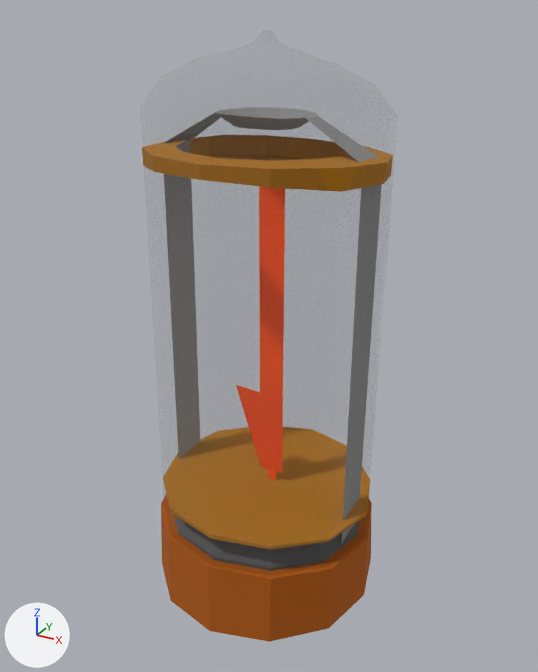
Two versions of the glTF model SpotTheDifference/models/obj_num01_easy.gltf, one commit apart.
One viewpoint serves both versions: a 50 mm lens placed at (0.574, -1.036, 1.006), pointed at (0.004, 0.001, 0.488). Lighting does not change. The marker at lower left points along +X, +Y and +Z. Objects named as collision shapes, trigger or cutter boxes, shadow casters or lower levels of detail are left out.

Objects in the first picture: 'obj_num01_easy'.
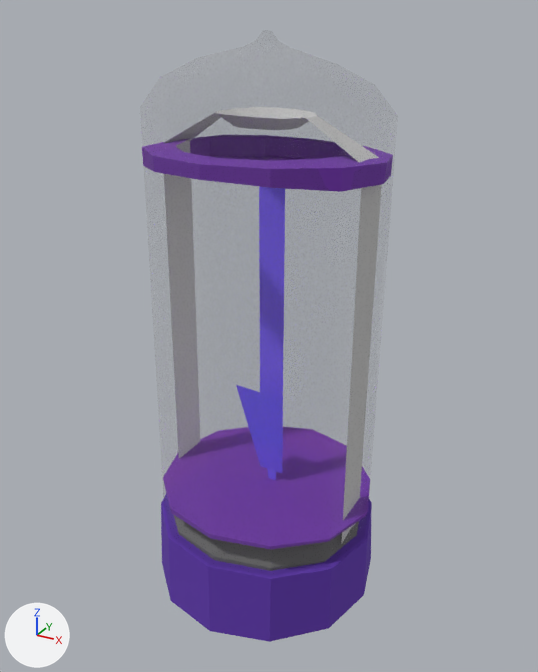
Where the change shows, as pixel boxes [x1, y1, x2, y2] in the pictures (538 x 672 px):
'obj_num01_easy', surface changed
    both: [142, 107, 393, 642]

What changed in the scene script:
```text
Add img_obj_global_steampunk02:
    img_obj_global_steampunk02 = load_image('obj_global_steampunk02', 'textures/obj_global_steampunk02.png', 1024, 1024, 'sRGB')
Change mat_obj_global_steampunk02:
    where n2 = _N.new('ShaderNodeTexImage'); n2.name = 'Image Texture'
    n2.image: img_obj_global_steampunk -> img_obj_global_steampunk02
    where n3 = _N.new('ShaderNodeTexImage'); n3.name = 'Image Texture.001'
    n3.image: img_obj_global_steampunk -> img_obj_global_steampunk02
```
